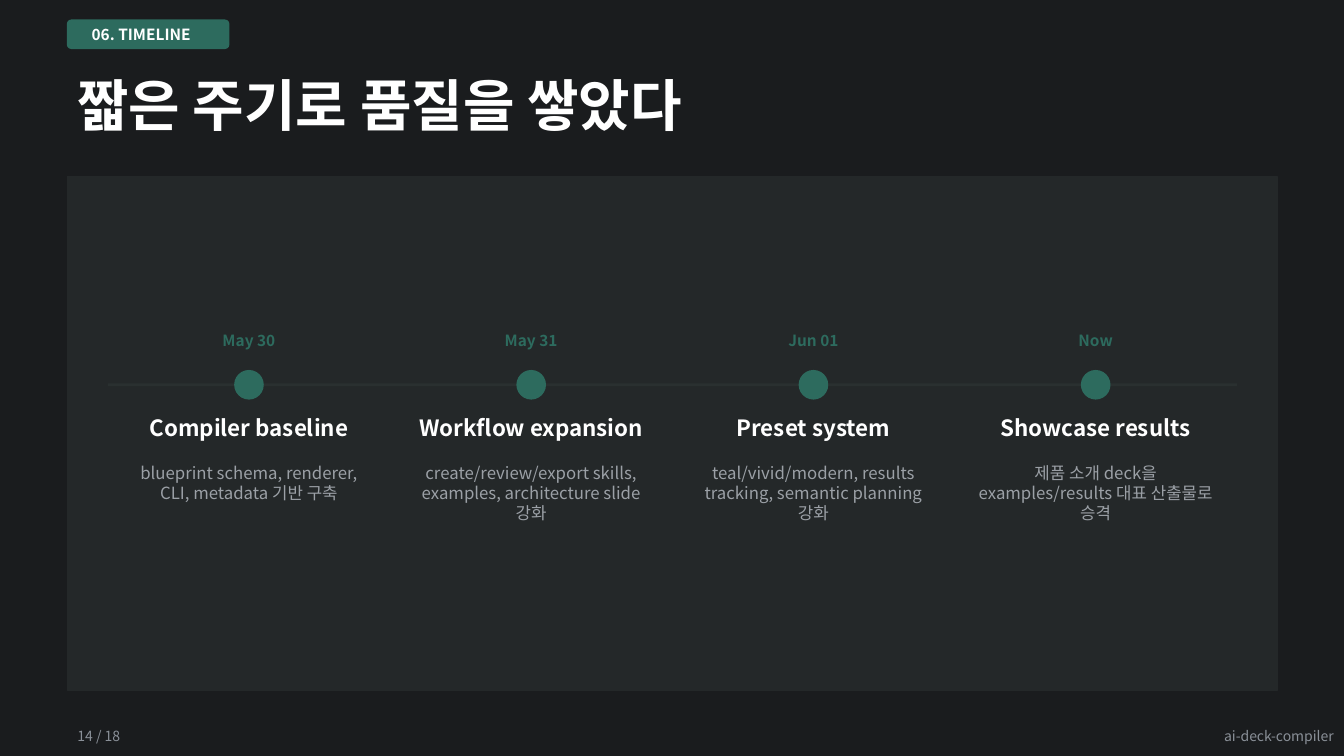
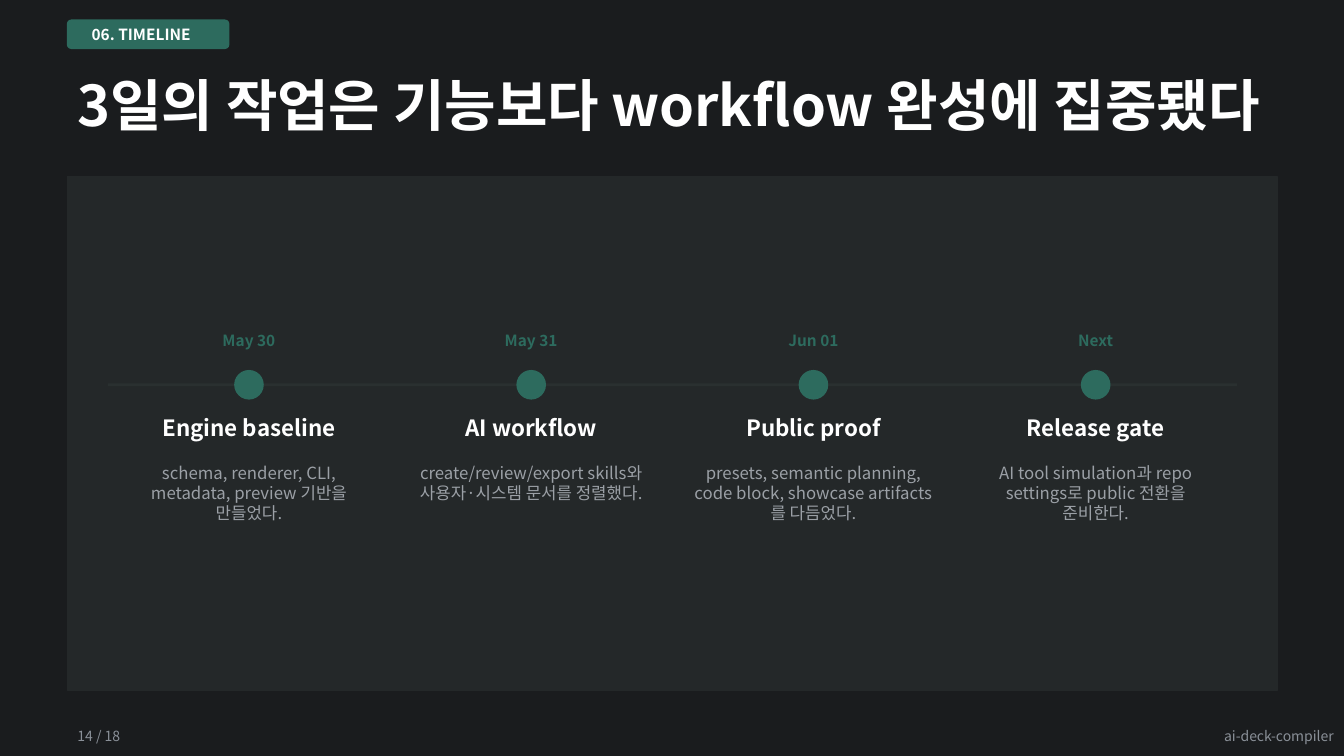
Before and after one commit to kyungseo/ai-deck-compiler, a slide deck: slide 14 of examples/results/showcase-teal-dark.pptx. Drawn at 1344x756 pixels with LibreOffice and Linux fonts; fonts in the diff are those of the drawing. Boxes give left, top, right and bottom in pixels: in the first picture for what was removed or moved away, otherwise in the second. Text is boxed around its words. In the diff, an @@ line names an element or a change of style, - is before the commit and + after.

Commit message:
feat: polish ai-deck-compiler showcase deck

```diff
--- a/examples/results/showcase-teal-dark.pptx
+++ b/examples/results/showcase-teal-dark.pptx
@@ text at (77, 79, 1260, 131): text changed @@
-짧은 주기로 품질을 쌓았다
+3일의 작업은 기능보다 workflow 완성에 집중됐다
@@ text at (1078, 335, 1113, 346): text changed @@
-Now
+Next
@@ text at (162, 418, 335, 441): text changed @@
-Compiler baseline
+Engine baseline
@@ text at (465, 418, 597, 437): text changed @@
-Workflow expansion
+AI workflow
@@ text at (746, 418, 880, 441): text changed @@
-Preset system
+Public proof
@@ text at (1027, 418, 1165, 441): text changed @@
-Showcase results
+Release gate
@@ text at (151, 465, 347, 520): text changed @@
-blueprint schema, renderer, CLI, metadata 기반 구축
+schema, renderer, CLI, metadata, preview 기반을 만들었다.
@@ text at (420, 465, 643, 500): text changed @@
-create/review/export skills, examples, architecture slide 강화
+create/review/export skills와 사용자·시스템 문서를 정렬했다.
@@ text at (694, 465, 921, 520): text changed @@
-teal/vivid/modern, results tracking, semantic planning 강화
+presets, semantic planning, code block, showcase artifacts를 다듬었다.
@@ text at (999, 465, 1192, 520): text changed @@
-제품 소개 deck을 examples/results 대표 산출물로 승격
+AI tool simulation과 repo settings로 public 전환을 준비한다.
```
Also in this commit, not shown: 16 other slides changed, 18 other files.
